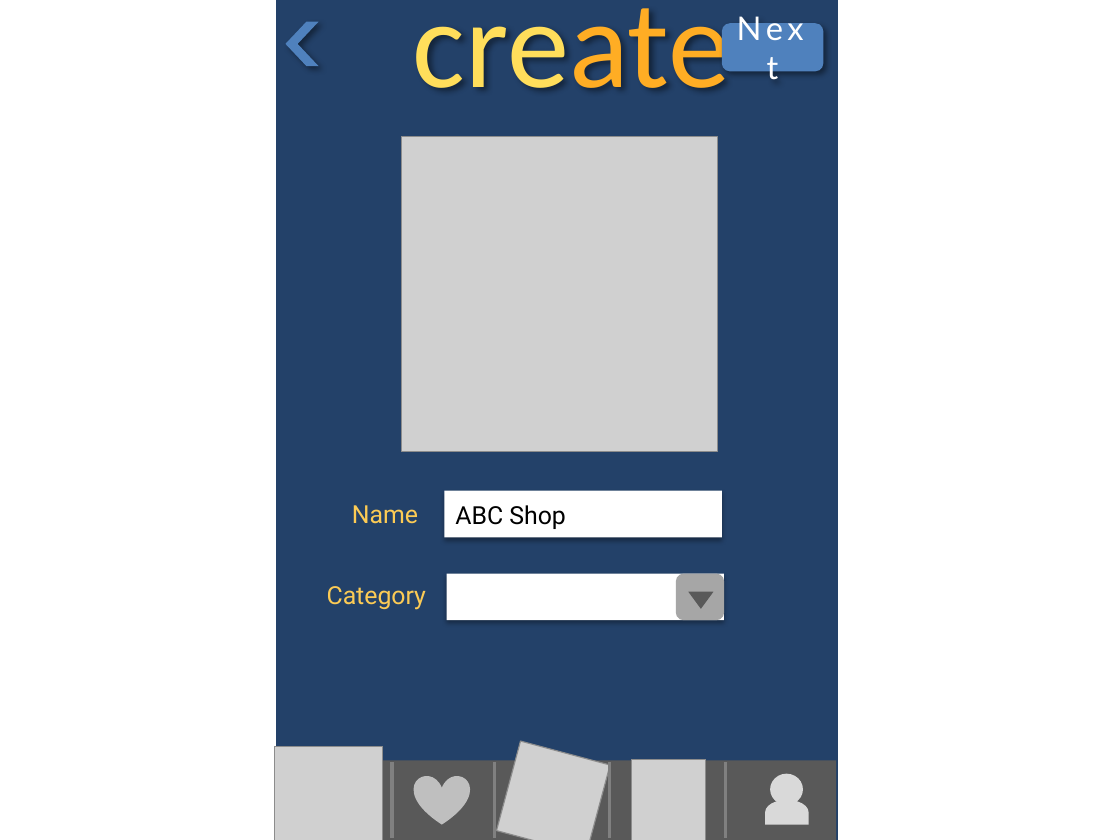
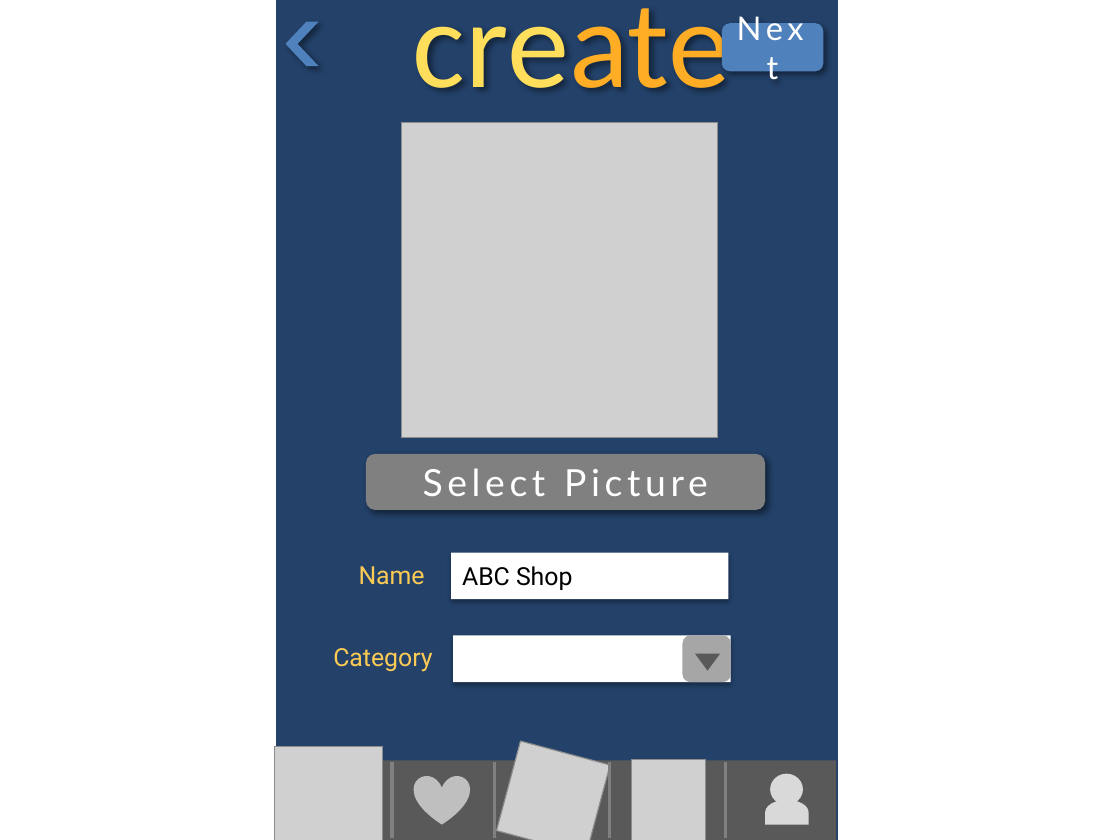
Before and after one commit to asciidaitoon/HanDIYcraft, a slide deck: slide 94 of GUI/HanDIYcraft-Mobile Detailed GUI Design-V.1.0.pptx (slide 92 before the commit). Drawn at 1120x840 pixels with LibreOffice and Linux fonts; fonts in the diff are those of the drawing; grey boxes stand for pictures. Boxes give left, top, right and bottom in pixels: in the first picture for what was removed or moved away, otherwise in the second. Text is boxed around its words. In the diff, an @@ line names an element or a change of style, - is before the commit and + after.

```diff
--- a/GUI/HanDIYcraft-Mobile Detailed GUI Design-V.1.0.pptx
+++ b/GUI/HanDIYcraft-Mobile Detailed GUI Design-V.1.0.pptx
@@ picture: place and size @@
-picture at bbox=[402, 137, 718, 452]
+picture at bbox=[402, 122, 718, 438]
@@ rounded rectangle added at bbox=[366, 454, 765, 510], fill #808080, 24 pt, text #FFFFFF @@
+Select Picture
@@ 2 texts, 2 rectangles, 1 triangle, 1 rounded rectangle: place and size @@
-2 texts, 2 rectangles, 1 triangle, 1 rounded rectangle at bbox=[327, 491, 725, 620]
+2 texts, 2 rectangles, 1 triangle, 1 rounded rectangle at bbox=[333, 552, 731, 682]
```
Also in this commit, not shown: 19 other slides changed, 4 slides added, 2 slides removed, 35 other files.
